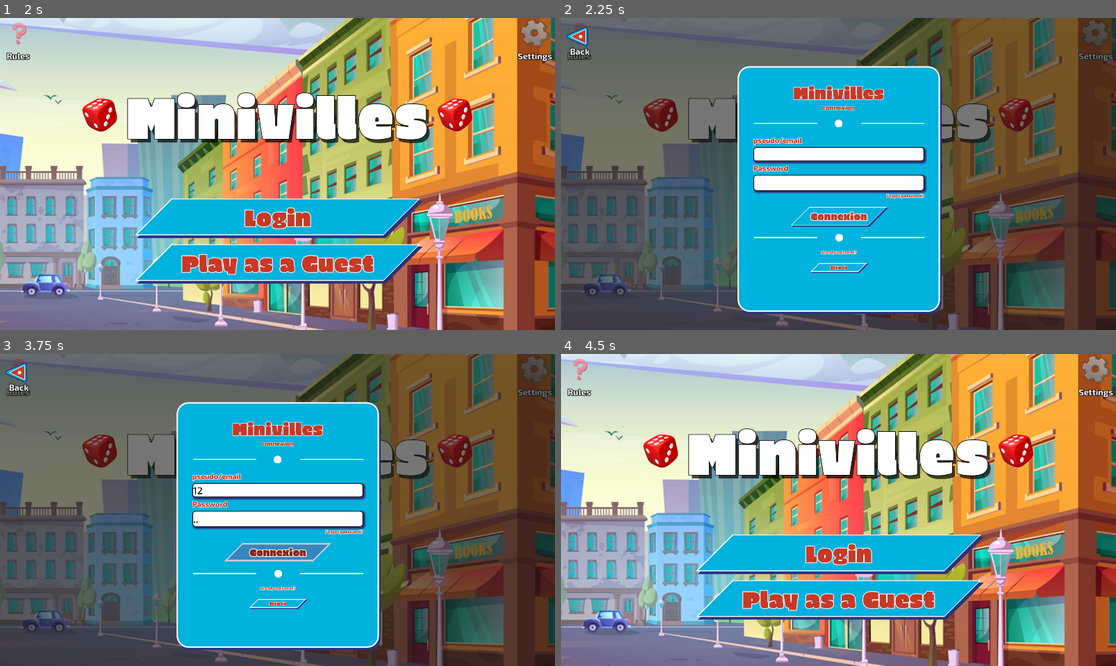
Above: before the commit, frames 1-4 (two rows, left to right).
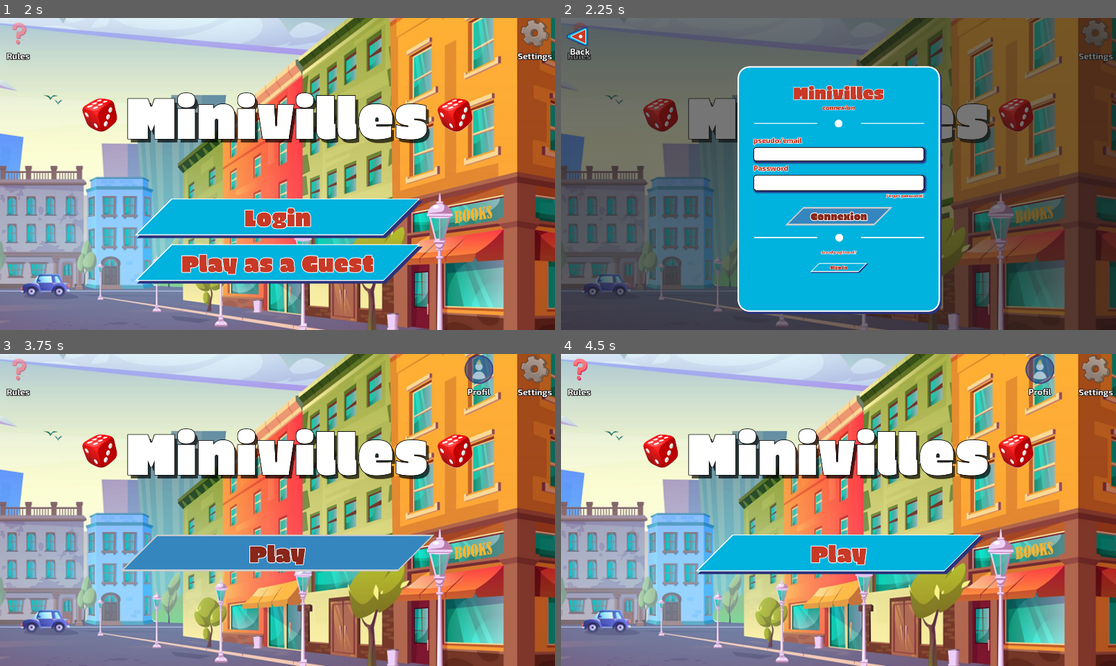
Above: after the commit, the same moments.

Repository: NyHaja/Minivilles
Game: Godot game, scene res://scenes/accueil.tscn
Same seed, same stepped clock (60 frames per second), same inputs: the game is played once before the commit and once after it. Before the commit the project has no main scene; this scene is started directly in both runs.
Inputs (mouse positions are in pixels of both pictures, inside the frame that each line leads up to):
- Up to frame 1 (2 s): click (16, 33) at 0.5 s; click (16, 36) at 1.25 s
- Up to frame 2 (2.25 s): click "Login" at 2 s
- Up to frame 3 (3.75 s): click (277, 491) at 2.77 s; type "12" at 2.85 s; click (277, 519) at 3 s; type "12" at 3.08 s; click "Connexion" at 3.5 s
- Up to frame 4 (4.5 s): click (577, 369) at 4.27 s

Frame 1 is identical in both runs. In frame 2, 1.0% of the frame differs, in the area x 40-60%, y 60-68%; in frame 3, 99%, in the area x 0-100%, y 0-100%; in frame 4, 6.9%.

Commit message:
Ajout de l'écran du player, ajout des effets sons : son de click et musique de fond pour le jeu

Diff:
--- /dev/null
+++ b/default_bus_layout.tres
@@ -0,0 +1,16 @@
+[gd_resource type="AudioBusLayout" format=3 uid="uid://cjihtogdq8orn"]
+
+[resource]
+bus/0/bypass_fx = true
+bus/1/name = &"SFX"
+bus/1/solo = false
+bus/1/mute = false
+bus/1/bypass_fx = false
+bus/1/volume_db = 0.0
+bus/1/send = &"Master"
+bus/2/name = &"Music"
+bus/2/solo = false
+bus/2/mute = false
+bus/2/bypass_fx = false
+bus/2/volume_db = 0.0
+bus/2/send = &"Master"
--- a/project.godot
+++ b/project.godot
@@ -11,8 +11,17 @@
 [application]
 
 config/name="Miniville_Deluxe"
+run/main_scene="uid://xg6ijxmum5pm"
 config/features=PackedStringArray("4.6", "Forward Plus")
 config/icon="res://icon.svg"
+
+[audio]
+
+buses/default_bus_layout="uid://cjihtogdq8orn"
+
+[autoload]
+
+SoundManager="*uid://bu5ukwdc2m6d"
 
 [display]
 
--- a/scenes/accueil.tscn
+++ b/scenes/accueil.tscn
@@ -185,5 +185,6 @@
 layout_mode = 1
 
 [connection signal="pressed" from="Header/header/rulebtn/TextureButton" to="." method="affiche_popup_rule"]
-[connection signal="button_down" from="gameMode/loginbtn" to="." method="_on_loginbtn_button_down"]
-[connection signal="button_down" from="gameMode/guestbtn" to="." method="_on_guestbtn_button_down"]
+[connection signal="button_down" from="Header/header/settingbtn/TextureButton" to="." method="affiche_parametre"]
+[connection signal="button_down" from="gameMode/loginbtn" to="." method="affiche_popup_login"]
+[connection signal="button_down" from="gameMode/guestbtn" to="." method="guest_mode"]
--- a/scenes/guest_screen.tscn
+++ b/scenes/guest_screen.tscn
@@ -156,7 +156,7 @@
 theme_override_styles/hover = ExtResource("3_uq2vg")
 text = "Login"
 
-[node name="guestbtn" type="Button" parent="gameMode" unique_id=99169543]
+[node name="starttbtn" type="Button" parent="gameMode" unique_id=99169543]
 layout_mode = 2
 size_flags_vertical = 10
 theme_override_colors/font_color = Color(0.78431374, 0.22352941, 0.14901961, 1)
--- a/scenes/login.tscn
+++ /dev/null
@@ -1,174 +0,0 @@
-[gd_scene format=3 uid="uid://cuqnt2jtbxqm3"]
-
-[ext_resource type="Script" uid="uid://dlx8pgsn0ouo2" path="res://script/login.gd" id="1_8mo1x"]
-[ext_resource type="StyleBox" uid="uid://dyofc8inyhga3" path="res://Themebtn/butonstyle.tres" id="2_xlo4h"]
-[ext_resource type="StyleBox" uid="uid://dp1n54e7xh6d1" path="res://Themebtn/butonstylePress.tres" id="3_bvvwm"]
-[ext_resource type="FontFile" uid="uid://qyfcvvro8bl" path="res://Fonts/EricaOne-Regular.ttf" id="4_0s12h"]
-[ext_resource type="Texture2D" uid="uid://vjrsovpxjfsb" path="res://Assets/Image/background/background.png" id="6_ngwtj"]
-[ext_resource type="Texture2D" uid="uid://bkyidxcm0m8vp" path="res://Assets/Image/icon/dice.png" id="7_8mo1x"]
-[ext_resource type="LabelSettings" uid="uid://ch3eob5twgr5n" path="res://Themebtn/miniville.tres" id="8_p2j7e"]
-[ext_resource type="Texture2D" uid="uid://1gtnyy3d1m5l" path="res://Assets/Image/icon/rules_btn.png" id="9_ep5o7"]
-[ext_resource type="Texture2D" uid="uid://c7d26omepqj6e" path="res://Assets/Image/icon/règles.png" id="10_g30j5"]
-[ext_resource type="LabelSettings" uid="uid://d1nxsgm600800" path="res://Themebtn/new_label_settings.tres" id="11_2itfv"]
-[ext_resource type="Texture2D" uid="uid://kvqwb5inm5vu" path="res://Assets/Image/icon/iconeparamètre.png" id="12_jktlv"]
-[ext_resource type="Texture2D" uid="uid://cjs8w6uwfd47y" path="res://Assets/Image/icon/settingicon.png" id="13_fqi20"]
-
-[node name="login" type="Control" unique_id=648202600]
-layout_mode = 3
-anchors_preset = 15
-anchor_right = 1.0
-anchor_bottom = 1.0
-grow_horizontal = 2
-grow_vertical = 2
-script = ExtResource("1_8mo1x")
-
-[node name="TextureRect" type="TextureRect" parent="." unique_id=787613127]
-layout_mode = 1
-anchors_preset = 15
-anchor_right = 1.0
-anchor_bottom = 1.0
-grow_horizontal = 2
-grow_vertical = 2
-texture = ExtResource("6_ngwtj")
-
-[node name="Header" type="MarginContainer" parent="." unique_id=917400636]
-layout_mode = 1
-anchors_preset = 10
-anchor_right = 1.0
-offset_left = 13.0
-offset_top = 3.0
-offset_right = -10.0
-offset_bottom = 181.0
-grow_horizontal = 2
-
-[node name="header" type="HBoxContainer" parent="Header" unique_id=1864514281]
-layout_mode = 2
-
-[node name="rulebtn" type="VBoxContainer" parent="Header/header" unique_id=1372014676]
-layout_mode = 2
-size_flags_horizontal = 8
-theme_override_constants/separation = -20
-
-[node name="TextureButton" type="TextureButton" parent="Header/header/rulebtn" unique_id=524917959]
-custom_minimum_size = Vector2(100, 100)
-layout_mode = 2
-size_flags_vertical = 3
-texture_normal = ExtResource("9_ep5o7")
-texture_pressed = ExtResource("10_g30j5")
-texture_hover = ExtResource("10_g30j5")
-ignore_texture_size = true
-stretch_mode = 5
-
-[node name="Label" type="Label" parent="Header/header/rulebtn" unique_id=1417698746]
-layout_mode = 2
-size_flags_vertical = 6
-theme_override_fonts/font = ExtResource("4_0s12h")
-text = "Rules"
-label_settings = ExtResource("11_2itfv")
-horizontal_alignment = 1
-
-[node name="settingbtn" type="VBoxContainer" parent="Header/header" unique_id=687416550]
-layout_mode = 2
-size_flags_horizontal = 10
-theme_override_constants/separation = -20
-
-[node name="TextureButton" type="TextureButton" parent="Header/header/settingbtn" unique_id=2044563585]
-clip_contents = true
-custom_minimum_size = Vector2(100, 100)
-layout_mode = 2
-size_flags_vertical = 3
-texture_normal = ExtResource("12_jktlv")
-texture_pressed = ExtResource("13_fqi20")
-texture_hover = ExtResource("13_fqi20")
-ignore_texture_size = true
-stretch_mode = 5
-
-[node name="Label" type="Label" parent="Header/header/settingbtn" unique_id=1727306859]
-layout_mode = 2
-size_flags_vertical = 6
-theme_override_fonts/font = ExtResource("4_0s12h")
-text = "Settings"
-label_settings = ExtResource("11_2itfv")
-horizontal_alignment = 1
-
-[node name="Title" type="MarginContainer" parent="." unique_id=2045185962]
-layout_mode = 1
-anchors_preset = 14
-anchor_top = 0.5
-anchor_right = 1.0
-anchor_bottom = 0.5
-offset_top = -353.0
-offset_bottom = -54.0
-grow_horizontal = 2
-grow_vertical = 2
-
-[node name="HBoxContainer" type="HBoxContainer" parent="Title" unique_id=1996096594]
-layout_mode = 2
-size_flags_horizontal = 4
-theme_override_constants/separation = 32
-
-[node name="Dice2" type="TextureRect" parent="Title/HBoxContainer" unique_id=360977438]
-custom_minimum_size = Vector2(120, 120)
-layout_mode = 2
-texture = ExtResource("7_8mo1x")
-expand_mode = 1
-stretch_mode = 5
-
-[node name="Label" type="Label" parent="Title/HBoxContainer" unique_id=1072249054]
-layout_mode = 2
-text = "Minivilles"
-label_settings = ExtResource("8_p2j7e")
-horizontal_alignment = 1
-vertical_alignment = 1
-
-[node name="Dice" type="TextureRect" parent="Title/HBoxContainer" unique_id=1656114614]
-custom_minimum_size = Vector2(120, 120)
-layout_direction = 2
-layout_mode = 2
-texture = ExtResource("7_8mo1x")
-expand_mode = 1
-stretch_mode = 5
-
-[node name="gameMode" type="VBoxContainer" parent="." unique_id=945645630]
-layout_mode = 1
-anchors_preset = 7
-anchor_left = 0.5
-anchor_top = 1.0
-anchor_right = 0.5
-anchor_bottom = 1.0
-offset_left = -430.0
-offset_top = -455.0
-offset_right = 430.0
-offset_bottom = -170.0
-grow_horizontal = 2
-grow_vertical = 0
-theme_override_constants/separation = 31
-
-[node name="loginbtn" type="Button" parent="gameMode" unique_id=1433002022]
-layout_mode = 2
-theme_override_colors/font_color = Color(0.78431374, 0.22352941, 0.14901961, 1)
-theme_override_colors/font_pressed_color = Color(0.53333336, 0.15294118, 0.101960786, 1)
-theme_override_colors/font_hover_color = Color(0.53333336, 0.15294118, 0.101960786, 1)
-theme_override_colors/font_outline_color = Color(1, 1, 1, 1)
-theme_override_constants/outline_size = 10
-theme_override_fonts/font = ExtResource("4_0s12h")
-theme_override_font_sizes/font_size = 80
-theme_override_styles/normal = ExtResource("2_xlo4h")
-theme_override_styles/pressed = ExtResource("3_bvvwm")
-theme_override_styles/hover = ExtResource("3_bvvwm")
-text = "Login"
-
-[node name="guestbtn" type="Button" parent="gameMode" unique_id=1122488541]
-layout_mode = 2
-size_flags_vertical = 10
-theme_override_colors/font_color = Color(0.78431374, 0.22352941, 0.14901961, 1)
-theme_override_colors/font_pressed_color = Color(0.53333336, 0.15294118, 0.101960786, 1)
-theme_override_colors/font_hover_color = Color(0.53333336, 0.15294118, 0.101960786, 1)
-theme_override_colors/font_outline_color = Color(1, 1, 1, 1)
-theme_override_constants/outline_size = 10
-theme_override_fonts/font = ExtResource("4_0s12h")
-theme_override_font_sizes/font_size = 80
-theme_override_styles/normal = ExtResource("2_xlo4h")
-theme_override_styles/pressed = ExtResource("3_bvvwm")
-theme_override_styles/hover = ExtResource("3_bvvwm")
-text = "Play as a Guest"
--- /dev/null
+++ b/scenes/player_screen.tscn
@@ -0,0 +1,185 @@
+[gd_scene format=3 uid="uid://c1ujckeu3wsr0"]
+
+[ext_resource type="Texture2D" uid="uid://vjrsovpxjfsb" path="res://Assets/Image/background/background.png" id="1_10o0u"]
+[ext_resource type="Texture2D" uid="uid://1gtnyy3d1m5l" path="res://Assets/Image/icon/rules_btn.png" id="2_f80dj"]
+[ext_resource type="Texture2D" uid="uid://c7d26omepqj6e" path="res://Assets/Image/icon/règles.png" id="3_5neot"]
+[ext_resource type="FontFile" uid="uid://qyfcvvro8bl" path="res://Fonts/EricaOne-Regular.ttf" id="4_r6f8l"]
+[ext_resource type="LabelSettings" uid="uid://d1nxsgm600800" path="res://Themebtn/new_label_settings.tres" id="5_dgwue"]
+[ext_resource type="Texture2D" uid="uid://o36211lqip6i" path="res://Assets/Image/icon/profileicon.png" id="6_rgg4y"]
+[ext_resource type="Texture2D" uid="uid://8jfl72l84w53" path="res://Assets/Image/icon/profil.png" id="7_ufp7e"]
+[ext_resource type="Texture2D" uid="uid://kvqwb5inm5vu" path="res://Assets/Image/icon/iconeparamètre.png" id="8_1mcdb"]
+[ext_resource type="Texture2D" uid="uid://cjs8w6uwfd47y" path="res://Assets/Image/icon/settingicon.png" id="9_tm2jv"]
+[ext_resource type="Texture2D" uid="uid://bkyidxcm0m8vp" path="res://Assets/Image/icon/dice.png" id="10_10buy"]
+[ext_resource type="LabelSettings" uid="uid://ch3eob5twgr5n" path="res://Themebtn/miniville.tres" id="11_cdui6"]
+[ext_resource type="StyleBox" uid="uid://dyofc8inyhga3" path="res://Themebtn/butonstyle.tres" id="12_1ti8x"]
+[ext_resource type="StyleBox" uid="uid://dp1n54e7xh6d1" path="res://Themebtn/butonstylePress.tres" id="13_bhvod"]
+
+[node name="Player_screen" type="Control" unique_id=266147662]
+layout_mode = 3
+anchors_preset = 15
+anchor_right = 1.0
+anchor_bottom = 1.0
+grow_horizontal = 2
+grow_vertical = 2
+
+[node name="TextureRect" type="TextureRect" parent="." unique_id=577262117]
+layout_mode = 1
+anchors_preset = 15
+anchor_right = 1.0
+anchor_bottom = 1.0
+grow_horizontal = 2
+grow_vertical = 2
+texture = ExtResource("1_10o0u")
+
+[node name="Header" type="MarginContainer" parent="." unique_id=1669550561]
+layout_mode = 1
+anchors_preset = 10
+anchor_right = 1.0
+offset_left = 13.0
+offset_top = 3.0
+offset_right = -10.0
+offset_bottom = 181.0
+grow_horizontal = 2
+
+[node name="header" type="HBoxContainer" parent="Header" unique_id=481450320]
+layout_mode = 2
+
+[node name="rulebtn" type="VBoxContainer" parent="Header/header" unique_id=126334321]
+layout_mode = 2
+size_flags_horizontal = 8
+theme_override_constants/separation = -20
+
+[node name="TextureButton" type="TextureButton" parent="Header/header/rulebtn" unique_id=53712212]
+custom_minimum_size = Vector2(100, 100)
+layout_mode = 2
+size_flags_vertical = 3
+texture_normal = ExtResource("2_f80dj")
+texture_pressed = ExtResource("3_5neot")
+texture_hover = ExtResource("3_5neot")
+ignore_texture_size = true
+stretch_mode = 5
+
+[node name="Label" type="Label" parent="Header/header/rulebtn" unique_id=524999864]
+layout_mode = 2
+size_flags_vertical = 6
+theme_override_fonts/font = ExtResource("4_r6f8l")
+text = "Rules"
+label_settings = ExtResource("5_dgwue")
+horizontal_alignment = 1
+
+[node name="profilbtn" type="VBoxContainer" parent="Header/header" unique_id=1585367539]
+layout_mode = 2
+size_flags_horizontal = 10
+size_flags_stretch_ratio = 8.0
+theme_override_constants/separation = -24
+
+[node name="TextureButton2" type="TextureButton" parent="Header/header/profilbtn" unique_id=1639844503]
+clip_contents = true
+custom_minimum_size = Vector2(100, 100)
+layout_mode = 2
+size_flags_horizontal = 4
+size_flags_vertical = 3
+texture_normal = ExtResource("6_rgg4y")
+texture_pressed = ExtResource("7_ufp7e")
+texture_hover = ExtResource("7_ufp7e")
+ignore_texture_size = true
+stretch_mode = 5
+
+[node name="Label2" type="Label" parent="Header/header/profilbtn" unique_id=529192654]
+layout_mode = 2
+size_flags_vertical = 6
+theme_override_fonts/font = ExtResource("4_r6f8l")
+text = "Profil"
+label_settings = ExtResource("5_dgwue")
+horizontal_alignment = 1
+
+[node name="settingbtn" type="VBoxContainer" parent="Header/header" unique_id=1597199447]
+layout_mode = 2
+size_flags_horizontal = 10
+theme_override_constants/separation = -20
+
+[node name="TextureButton" type="TextureButton" parent="Header/header/settingbtn" unique_id=162211605]
+clip_contents = true
+custom_minimum_size = Vector2(100, 100)
+layout_mode = 2
+size_flags_vertical = 3
+texture_normal = ExtResource("8_1mcdb")
+texture_pressed = ExtResource("9_tm2jv")
+texture_hover = ExtResource("9_tm2jv")
+ignore_texture_size = true
+stretch_mode = 5
+
+[node name="Label" type="Label" parent="Header/header/settingbtn" unique_id=1607655262]
+layout_mode = 2
+size_flags_vertical = 6
+theme_override_fonts/font = ExtResource("4_r6f8l")
+text = "Settings"
+label_settings = ExtResource("5_dgwue")
+horizontal_alignment = 1
+
+[node name="Title" type="MarginContainer" parent="." unique_id=858433080]
+layout_mode = 1
+anchors_preset = 14
+anchor_top = 0.5
+anchor_right = 1.0
+anchor_bottom = 0.5
+offset_top = -353.0
+offset_bottom = -54.0
+grow_horizontal = 2
+grow_vertical = 2
+
+[node name="HBoxContainer" type="HBoxContainer" parent="Title" unique_id=536270957]
+layout_mode = 2
+size_flags_horizontal = 4
+theme_override_constants/separation = 32
+
+[node name="Dice2" type="TextureRect" parent="Title/HBoxContainer" unique_id=1950784400]
+custom_minimum_size = Vector2(120, 120)
+layout_mode = 2
+texture = ExtResource("10_10buy")
+expand_mode = 1
+stretch_mode = 5
+
+[node name="Label" type="Label" parent="Title/HBoxContainer" unique_id=660498878]
+layout_mode = 2
+text = "Minivilles"
+label_settings = ExtResource("11_cdui6")
+horizontal_alignment = 1
+vertical_alignment = 1
+
+[node name="Dice" type="TextureRect" parent="Title/HBoxContainer" unique_id=124001480]
+custom_minimum_size = Vector2(120, 120)
+layout_direction = 2
+layout_mode = 2
+texture = ExtResource("10_10buy")
+expand_mode = 1
+stretch_mode = 5
+
+[node name="gameMode" type="VBoxContainer" parent="." unique_id=1578344791]
+layout_mode = 1
+anchors_preset = 7
+anchor_left = 0.5
+anchor_top = 1.0
+anchor_right = 0.5
+anchor_bottom = 1.0
+offset_left = -430.0
+offset_top = -455.0
+offset_right = 430.0
+offset_bottom = -170.0
+grow_horizontal = 2
+grow_vertical = 0
+theme_override_constants/separation = 31
+
+[node name="playbtn" type="Button" parent="gameMode" unique_id=1300849190]
+layout_mode = 2
+theme_override_colors/font_color = Color(0.78431374, 0.22352941, 0.14901961, 1)
+theme_override_colors/font_pressed_color = Color(0.53333336, 0.15294118, 0.101960786, 1)
+theme_override_colors/font_hover_color = Color(0.53333336, 0.15294118, 0.101960786, 1)
+theme_override_colors/font_outline_color = Color(1, 1, 1, 1)
+theme_override_constants/outline_size = 10
+theme_override_fonts/font = ExtResource("4_r6f8l")
+theme_override_font_sizes/font_size = 80
+theme_override_styles/normal = ExtResource("12_1ti8x")
+theme_override_styles/pressed = ExtResource("13_bhvod")
+theme_override_styles/hover = ExtResource("13_bhvod")
+text = "Play"
--- a/scenes/popup_login.tscn
+++ b/scenes/popup_login.tscn
@@ -1,5 +1,6 @@
 [gd_scene format=3 uid="uid://dl2wa48txlfy1"]
 
+[ext_resource type="Script" uid="uid://cal60a45rnbck" path="res://script/popup_login.gd" id="1_jxo3r"]
 [ext_resource type="Texture2D" uid="uid://dai68kq41v4bn" path="res://Assets/Image/icon/backArrow.png" id="2_jxo3r"]
 [ext_resource type="Texture2D" uid="uid://dlrtio10s3o64" path="res://Assets/Image/icon/backArrowPress.png" id="3_aaky7"]
 [ext_resource type="LabelSettings" uid="uid://d1nxsgm600800" path="res://Themebtn/new_label_settings.tres" id="4_1hqms"]
@@ -10,20 +11,6 @@
 [ext_resource type="FontFile" uid="uid://c16hfaau3y518" path="res://Fonts/Exo_2/static/Exo2-Medium.ttf" id="9_xvepj"]
 [ext_resource type="StyleBox" uid="uid://dyofc8inyhga3" path="res://Themebtn/butonstyle.tres" id="10_s5moy"]
 [ext_resource type="StyleBox" uid="uid://dp1n54e7xh6d1" path="res://Themebtn/butonstylePress.tres" id="11_4otwt"]
-
-[sub_resource type="GDScript" id="GDScript_ivxpu"]
-script/source = "extends Control
-
-signal on_back
-
-# Called when the node enters the scene tree for the first time.
-func _ready() -> void:
-	$Panel/VBoxContainer/backbtn.pressed.connect(_on_back_pressed)
-
-func _on_back_pressed() -> void:
-	on_back.emit()
-	hide()
-"
 
 [sub_resource type="StyleBoxFlat" id="StyleBoxFlat_s6taj"]
 bg_color = Color(0, 0.69803923, 0.87058824, 1)
@@ -153,7 +140,7 @@
 grow_horizontal = 2
 grow_vertical = 2
 size_flags_horizontal = 4
-script = SubResource("GDScript_ivxpu")
+script = ExtResource("1_jxo3r")
 
 [node name="Panel" type="Panel" parent="." unique_id=1031325328]
 layout_mode = 1
@@ -348,7 +335,7 @@
 label_settings = SubResource("LabelSettings_rsws6")
 horizontal_alignment = 1
 
-[node name="Button" type="Button" parent="Panel/Panellogin/MarginContainer/Boxconnexion" unique_id=1213540827]
+[node name="inscription" type="Button" parent="Panel/Panellogin/MarginContainer/Boxconnexion" unique_id=1213540827]
 layout_mode = 2
 size_flags_horizontal = 4
 theme_override_colors/font_color = Color(0.78431374, 0.22352941, 0.14901961, 1)
@@ -363,3 +350,5 @@
 text = "Sign in"
 
 [connection signal="pressed" from="Panel/VBoxContainer/backbtn" to="." method="_on_back_pressed"]
+[connection signal="button_down" from="Panel/Panellogin/MarginContainer/Boxconnexion/connexionbtn" to="." method="bouton_connexion"]
+[connection signal="button_down" from="Panel/Panellogin/MarginContainer/Boxconnexion/inscription" to="." method="bouton_inscription"]
--- a/scenes/rules_panel.tscn
+++ b/scenes/rules_panel.tscn
@@ -1,6 +1,6 @@
 [gd_scene format=3 uid="uid://dpmmcwfqqufi6"]
 
-[ext_resource type="Script" uid="uid://c348pmq5jyxmm" path="res://scenes/rules_panel.gd" id="1_07o7p"]
+[ext_resource type="Script" uid="uid://c348pmq5jyxmm" path="res://script/rules_panel.gd" id="1_07o7p"]
 [ext_resource type="Texture2D" uid="uid://dai68kq41v4bn" path="res://Assets/Image/icon/backArrow.png" id="1_o4co6"]
 [ext_resource type="Texture2D" uid="uid://dlrtio10s3o64" path="res://Assets/Image/icon/backArrowPress.png" id="2_bwkas"]
 [ext_resource type="LabelSettings" uid="uid://d1nxsgm600800" path="res://Themebtn/new_label_settings.tres" id="3_541gp"]
--- /dev/null
+++ b/scenes/sound_manager.tscn
@@ -0,0 +1,17 @@
+[gd_scene format=3 uid="uid://bu5ukwdc2m6d"]
+
+[ext_resource type="Script" uid="uid://dkryvbbm07uoa" path="res://script/sound_manager.gd" id="1_gbdfy"]
+[ext_resource type="AudioStream" uid="uid://bdhadbpncm4ty" path="res://Assets/Sound/SFX/mouse-click.mp3" id="2_s6peo"]
+[ext_resource type="AudioStream" uid="uid://bqkwibpegjysy" path="res://Assets/Sound/Music/how-delightful-jonny-boyle-main-version-45457-01-45.ogg" id="3_shlr6"]
+
+[node name="SoundManager" type="Node2D" unique_id=1625422692]
+script = ExtResource("1_gbdfy")
+
+[node name="SFXPlayer" type="AudioStreamPlayer" parent="." unique_id=429039587]
+stream = ExtResource("2_s6peo")
+
+[node name="MusicPlayer" type="AudioStreamPlayer" parent="." unique_id=1016374386]
+stream = ExtResource("3_shlr6")
+volume_db = -10.0
+autoplay = true
+parameters/looping = true
--- a/script/accueil.gd
+++ b/script/accueil.gd
@@ -28,22 +28,37 @@
 
 	$Header/header/rulebtn/TextureButton.pressed.connect(affiche_popup_rule)
 
+# Musique de fond du jeu
+	SoundManager.music_player
+
 # Called every frame. 'delta' is the elapsed time since the previous frame.
 func _process(delta: float) -> void:
 	pass
 
+#------------- HEADER --------------
+
+# bouton pour afficher les règles
+func affiche_popup_rule():
+	SoundManager.play_click()
+	$gameMode.hide()
+	popup_rule.show()
+
+func affiche_parametre() -> void:
+	SoundManager.play_click()
+
+
+#------------ BODY ----------------
+
 # bouton login pour s'authentifier
 func affiche_popup_login() -> void:
+	SoundManager.play_click()
 	$gameMode.hide()
 	popup_login.show()
 
-# bouton pour afficher les règles
-func affiche_popup_rule():
-	$gameMode.hide()
-	popup_rule.show()
 
 #bouton pour jouer en mode invité
 func guest_mode() -> void:
+	SoundManager.play_click()
 	get_tree().change_scene_to_packed(asGuest)
 
 func _on_popup_back():
--- /dev/null
+++ b/script/popup_login.gd
@@ -0,0 +1,23 @@
+extends Control
+
+signal on_back
+
+var player_mode = preload("res://scenes/player_screen.tscn")
+
+# Called when the node enters the scene tree for the first time.
+func _ready() -> void:
+	$Panel/VBoxContainer/backbtn.pressed.connect(_on_back_pressed)
+
+func _on_back_pressed() -> void:
+	SoundManager.play_click()
+	on_back.emit()
+	hide()
+
+# bouton de connexion
+func bouton_connexion() -> void:
+	SoundManager.play_click()
+	get_tree().change_scene_to_packed(player_mode)
+
+# bouton d'inscription
+func bouton_inscription():
+	SoundManager.play_click()
--- a/scenes/rules_panel.gd
+++ b/script/rules_panel.gd
@@ -6,5 +6,6 @@
 	$Panel/VBoxContainer/backbtn.pressed.connect(_on_back_pressed)
 
 func _on_back_pressed() -> void:
+	SoundManager.play_click()
 	on_back.emit()
 	hide()
--- /dev/null
+++ b/script/sound_manager.gd
@@ -0,0 +1,63 @@
+# sound_manager.gd
+extends Node
+
+# Un player par catégorie pour éviter les conflits
+@onready var sfx_player: AudioStreamPlayer = $SFXPlayer
+@onready var music_player: AudioStreamPlayer = $MusicPlayer
+
+func _ready():
+	sfx_player.bus = "SFX"
+	music_player.bus = "Music"
+
+# --- Sons d'effets ---
+func play_click():
+	_play_sfx("res://Assets/Sound/SFX/mouse-click.mp3")
+
+
+#func play_dice():
+	#_play_sfx("res://sounds/dice_roll.ogg")
+#
+##func play_buy_card():
+	#_play_sfx("res://sounds/buy_card.ogg")
+#
+#func play_coins():
+	#_play_sfx("res://sounds/coins.ogg")
+#
+#func play_monument():
+	#_play_sfx("res://sounds/build_monument.ogg")
+#
+#func play_victory():
+	#_play_sfx("res://sounds/victory.ogg")
+
+# --- Musique ---
+func play_music(path: String):
+ # Évite de redémarrer si c'est déjà la même musique
+	if music_player.stream != null:
+		if music_player.stream.resource_path == path and music_player.playing:
+			return
+	music_player.stream = load("res://Assets/Sound/Music/how-delightful-jonny-boyle-main-version-45457-01-45.ogg")
+	music_player.play()
+
+func stop_music():
+	music_player.stop()
+
+func set_music_volume(value: float):  # 0.0 à 1.0
+	AudioServer.set_bus_volume_db(
+		AudioServer.get_bus_index("Music"),
+		linear_to_db(value)
+	)
+
+func set_sfx_volume(value: float):
+	AudioServer.set_bus_volume_db(
+		AudioServer.get_bus_index("SFX"),
+		linear_to_db(value)
+	)
+
+# --- Interne ---
+func _play_sfx(path: String, pitch_variation: bool = true):
+	sfx_player.stream = load(path)
+	if pitch_variation:
+		sfx_player.pitch_scale = randf_range(0.95, 1.05)
+	else:
+		sfx_player.pitch_scale = 1.0
+	sfx_player.play()
Not shown, added: Assets/Sound/Music/how-delightful-jonny-boyle-main-version-45457-01-45.ogg.import
Not shown, added: Assets/Sound/SFX/mouse-click.mp3.import
Not shown, added: script/popup_login.gd.uid
Renamed: scenes/rules_panel.gd.uid -> script/rules_panel.gd.uid
Not shown, added: script/sound_manager.gd.uid
Not shown, added: Assets/Sound/Music/how-delightful-jonny-boyle-main-version-45457-01-45.ogg
Not shown, added: Assets/Sound/SFX/mouse-click.mp3
